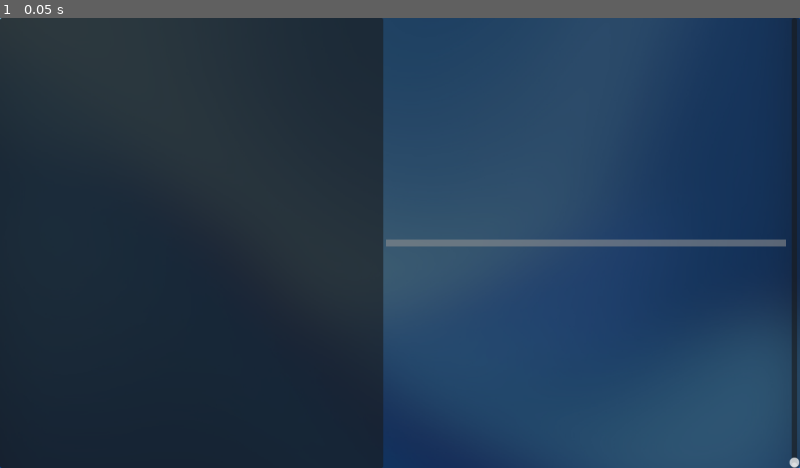
Above: before the commit, frame 1.
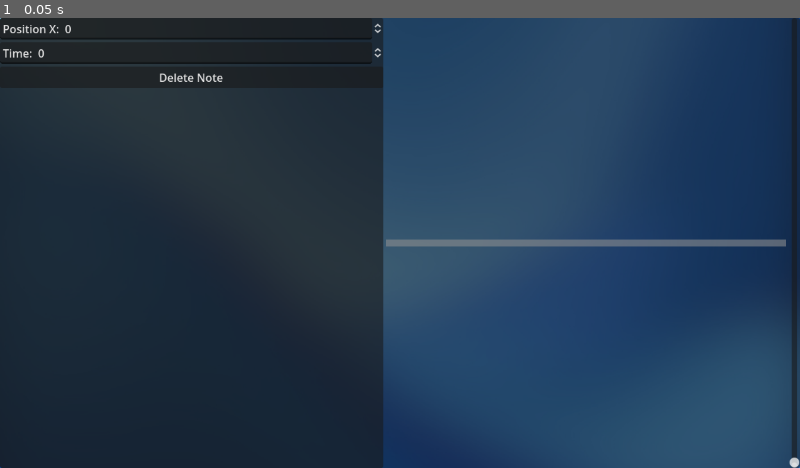
Above: after the commit, the same moment.

Repository: thezqs/Duality
Game: Godot game, scene res://editor/root_editor.tscn
Two runs of this game, one before a commit and one after it. Both use one fixed random seed, a clock stepped at 60 frames per second and the inputs below. Sound files missing from this copy of the repository are replaced by a short silence.
Inputs:
- Up to frame 1 (0.05 s): no input

The runs differ from the first frame. In frame 1, 0.6% of the frame differs, in the area x 0-48%, y 0-15%.

Commit message:
mejoras de rendimiento y preparacion de las bases del editor

Diff:
--- a/core/Resources/SongResource.gd
+++ /dev/null
@@ -1 +0,0 @@
-extends Resource
--- a/core/Resources/song_resource.gd
+++ b/core/Resources/song_resource.gd
@@ -4,7 +4,7 @@
 
 ## Todas las dificultades disponibles para elegir.
 ## SD es facil, HD es medio, 4K (cuatro k) es dificil y 8K (ocho k) es insano
-enum DIFICULTADES {SD,HD, CUATRO_K, OCHO_K}
+enum DIFFICULTIES {SD,HD, FOUR_K, EIGHT_K}
 
 @export_category("general")
 
@@ -24,7 +24,7 @@
 @export var audio: AudioStream
 
 ## La dificultad
-@export var dificultad: DIFICULTADES
+@export var difficulty: DIFFICULTIES
 
 @export_category("animation")
 
@@ -33,3 +33,15 @@
 
 ## La secuencia de loops
 @export var loop_sequence: Array[Array] = []
+
+@export_category("chart")
+
+## Se usa para acceder a las notas de las lineas.
+## Se accede con el ID de una linea (int) y te retorna un array que contiene
+## el tiempo (float) y la posicion (float) de la nota.
+@export var lines: Dictionary = {}
+
+## Se usa para acceder a las notas de las torres.
+## Se accede con el ID de una torre (int) y te retorna un array que contiene
+## el tiempo (float) de la nota.
+@export var towers: Dictionary = {}
--- a/editor/globals/editor.gd
+++ b/editor/globals/editor.gd
@@ -19,4 +19,4 @@
 		song_px_size_changed.emit(new)
 
 ## variable que define la cancion actual
-var song_resource ## Nota: Aun no funciona de mucho
+var song_resource: SongResource
--- a/editor/root_editor.gd
+++ b/editor/root_editor.gd
@@ -2,7 +2,11 @@
 
 class_name LineEditor
 
-signal select_changed(new_node: Node2D)
+## Nota Seleccionada actualmente
+var note_select: Note = null
+
+## Define si se esta en modo arrastre
+var darg: = false
 
 func _ready() -> void:
 	var stream: AudioStream = %AudioStreamPlayer.stream
@@ -12,3 +16,18 @@
 	var stream_beats = stream_seconds * (Editor.bpm / 60)
 	var stream_steps = stream_beats * 16
 	Editor.song_px_size = stream_steps * Editor.PX_PER_STEP
+
+
+func _on_time_spin_box_value_changed(value: float) -> void:
+	if darg: return
+
+
+
+
+func _on_position_x_spin_box_value_changed(value: float) -> void:
+	if darg: return
+
+
+
+func _on_delete_note_button_pressed() -> void:
+	pass # Replace with function body.
--- a/editor/root_editor.tscn
+++ b/editor/root_editor.tscn
@@ -49,6 +49,18 @@
 [node name="VBoxContainer" type="VBoxContainer" parent="HBoxContainer/PanelContainer"]
 layout_mode = 2
 
+[node name="PositionXSpinBox" type="SpinBox" parent="HBoxContainer/PanelContainer/VBoxContainer"]
+layout_mode = 2
+prefix = "Position X: "
+
+[node name="TimeSpinBox" type="SpinBox" parent="HBoxContainer/PanelContainer/VBoxContainer"]
+layout_mode = 2
+prefix = "Time: "
+
+[node name="DeleteNoteButton" type="Button" parent="HBoxContainer/PanelContainer/VBoxContainer"]
+layout_mode = 2
+text = "Delete Note"
+
 [node name="SubViewportContainer" type="SubViewportContainer" parent="HBoxContainer"]
 layout_mode = 2
 
@@ -71,3 +83,7 @@
 [node name="AudioStreamPlayer" type="AudioStreamPlayer" parent="."]
 unique_name_in_owner = true
 stream = ExtResource("9_kyt1k")
+
+[connection signal="value_changed" from="HBoxContainer/PanelContainer/VBoxContainer/PositionXSpinBox" to="." method="_on_position_x_spin_box_value_changed"]
+[connection signal="value_changed" from="HBoxContainer/PanelContainer/VBoxContainer/TimeSpinBox" to="." method="_on_time_spin_box_value_changed"]
+[connection signal="pressed" from="HBoxContainer/PanelContainer/VBoxContainer/DeleteNoteButton" to="." method="_on_delete_note_button_pressed"]
